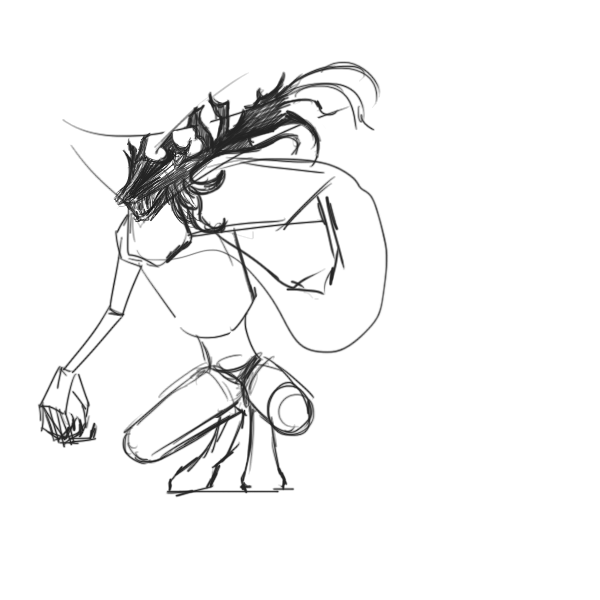
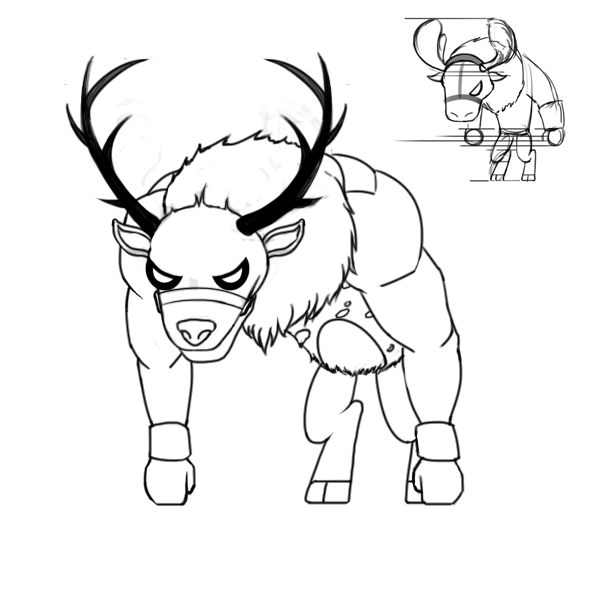
Layered file, before and after one edit (600 x 600). Changes by layer:
added layer "Layer 2 copy" above "Layer 7" over [392, 17, 566, 184]
added layer "Layer 9" above "Layer 8" over [117, 128, 465, 507]
added layer "Layer 8" above "Layer 5" over [64, 51, 349, 365]
hid "Layer 1", painted on it over [37, 61, 389, 498]
